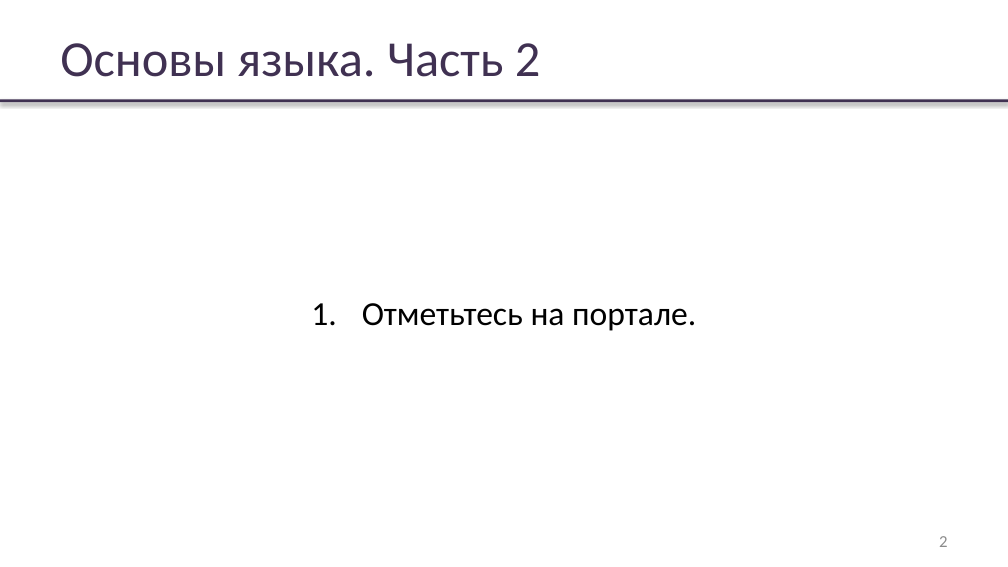
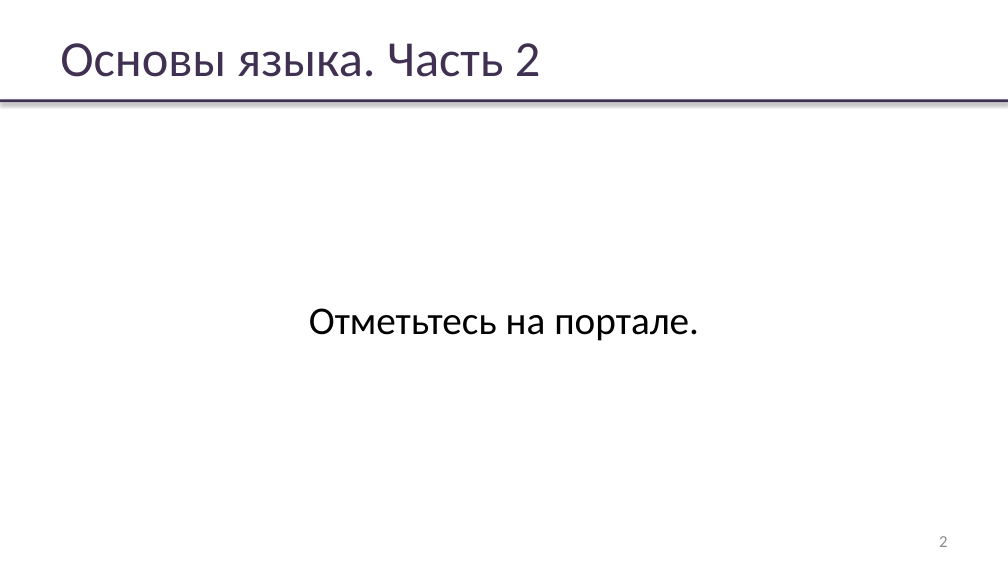
Before and after one commit to rybalkinsd/atom, a slide deck: slide 2 of lecture2/presentation/lecture02.pptx. Drawn at 1008x567 pixels with LibreOffice and Linux fonts; fonts in the diff are those of the drawing; background and template pictures are left out. Boxes give left, top, right and bottom in pixels: in the first picture for what was removed or moved away, otherwise in the second. Text is boxed around its words. In the diff, an @@ line names an element or a change of style, - is before the commit and + after.

```diff
--- a/lecture2/presentation/lecture02.pptx
+++ b/lecture2/presentation/lecture02.pptx
@@ text "Отметьтесь на портале." at <box>309,308,699,341</box>: size 24 to 28 pt; bullet 1. to none @@
```
Also in this commit, not shown: 9 other slides changed, 24 slides added, 26 slides removed, 3 other files.
